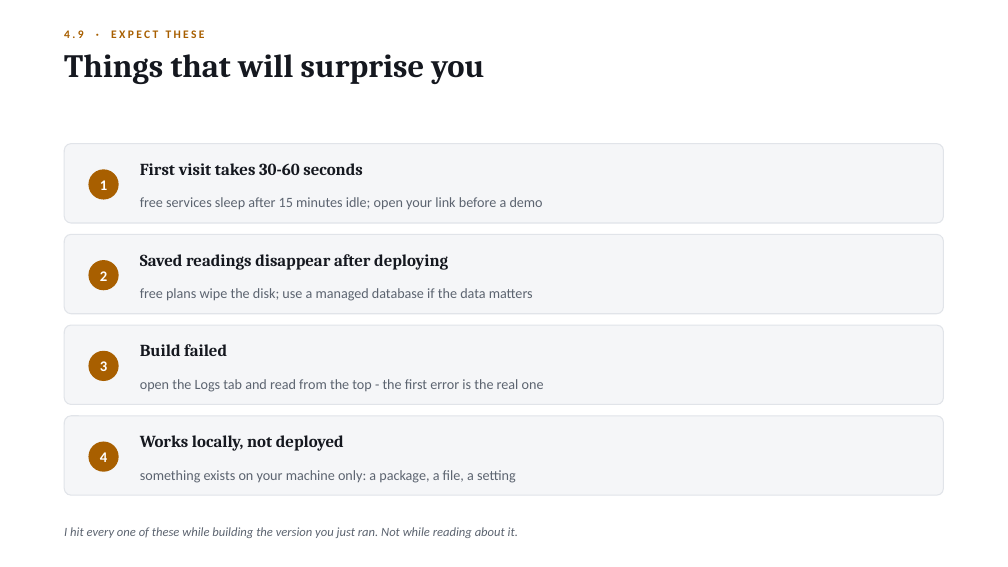
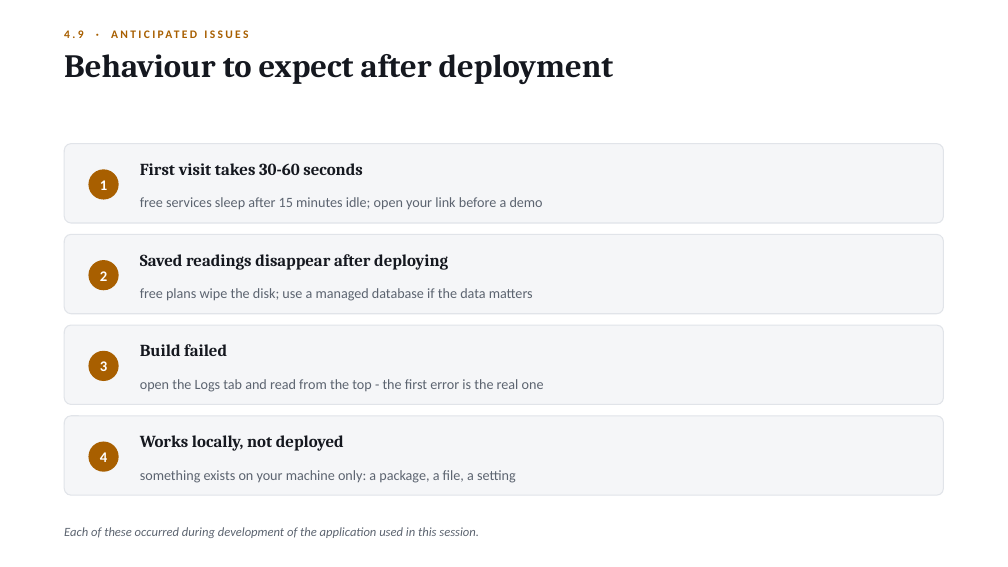
Before and after one commit to Shamsu3100/demon-, a slide deck: slide 72 of Nexus_Workshop_Deck.pptx (slide 70 before the commit). Drawn at 1008x567 pixels with LibreOffice and Linux fonts; fonts in the diff are those of the drawing. Boxes give left, top, right and bottom in pixels: in the first picture for what was removed or moved away, otherwise in the second. Text is boxed around its words. In the diff, an @@ line names an element or a change of style, - is before the commit and + after.

```diff
--- a/Nexus_Workshop_Deck.pptx
+++ b/Nexus_Workshop_Deck.pptx
@@ text at [64,30,83,38]: text changed @@
-4.9 · EXPECT THESE
+4.9 · ANTICIPATED ISSUES
@@ text at [64,54,614,84]: text changed @@
-Things that will surprise you
+Behaviour to expect after deployment
@@ text at [64,527,479,538]: text changed @@
-I hit every one of these while building the version you just ran. Not while reading about it.
+Each of these occurred during development of the application used in this session.
```
Also in this commit, not shown: 27 other slides changed, 3 slides added, 1 slide removed, 5 other files.
